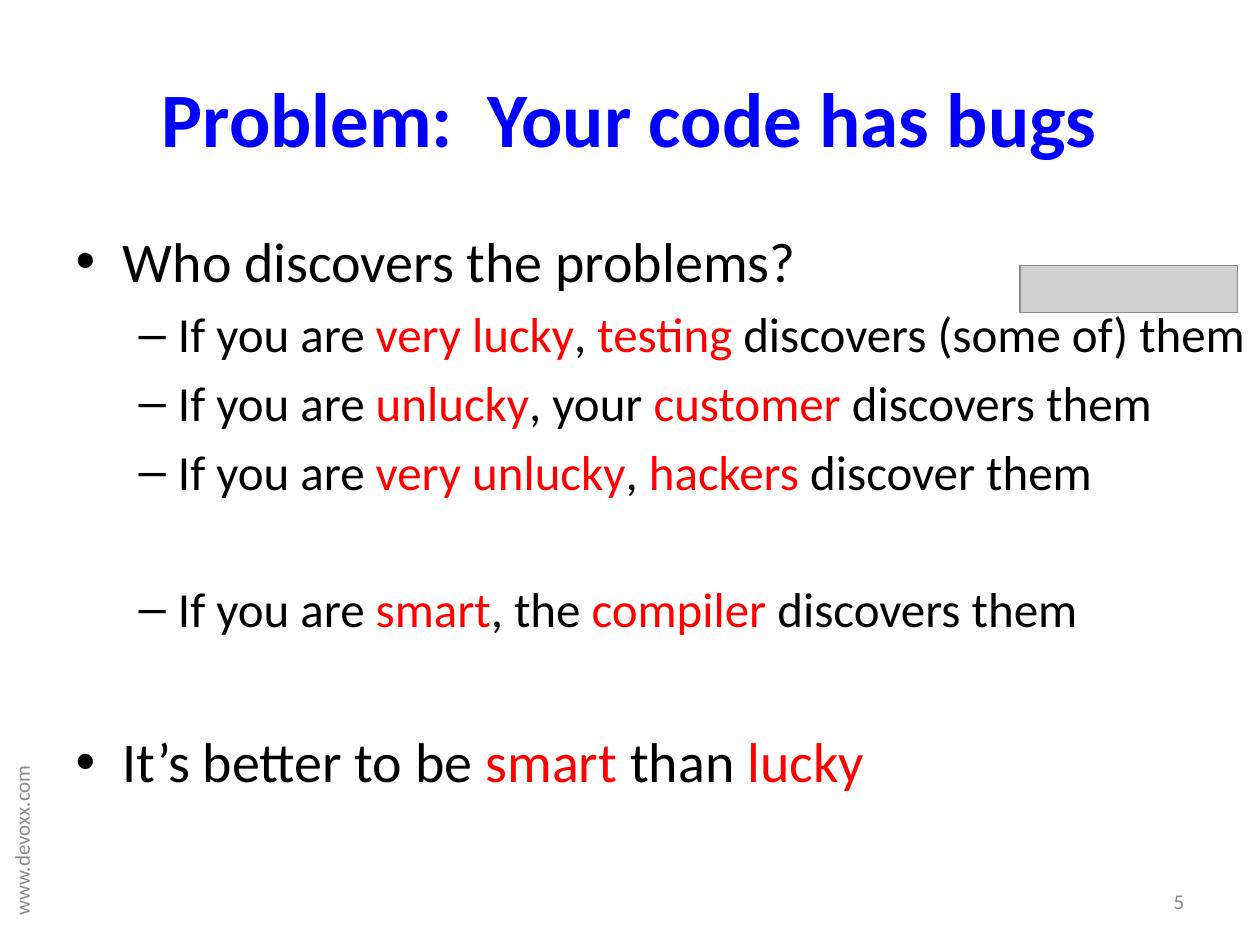
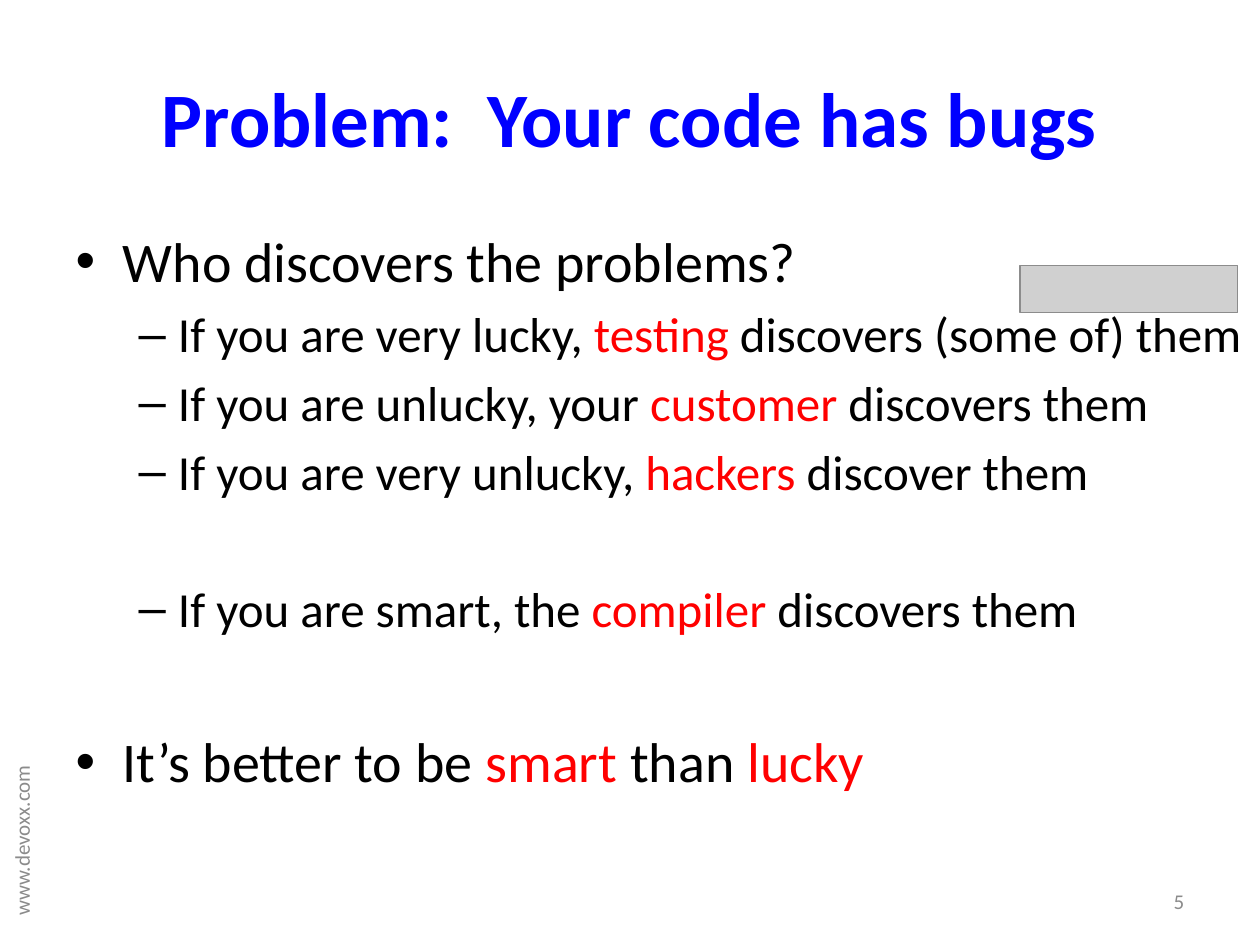
Before and after one commit to reprogrammer/checker-framework, a slide deck: slide 5 of demos/nonnull-interned-demo/checkers-demo-200911-devoxx.pptx. Drawn at 1260x945 pixels with LibreOffice and Linux fonts; fonts in the diff are those of the drawing; grey boxes stand for pictures. Boxes give left, top, right and bottom in pixels: in the first picture for what was removed or moved away, otherwise in the second. Text is boxed around its words. In the diff, an @@ line names an element or a change of style, - is before the commit and + after.

```diff
--- a/demos/nonnull-interned-demo/checkers-demo-200911-devoxx.pptx
+++ b/demos/nonnull-interned-demo/checkers-demo-200911-devoxx.pptx
@@ text at <box>178,312,1242,635</box>: text colour #FF0000 to #000000 in "very lucky,", "unlucky,", "very unlucky,", "smart," @@
```
Also in this commit, not shown: 9 other slides changed.
